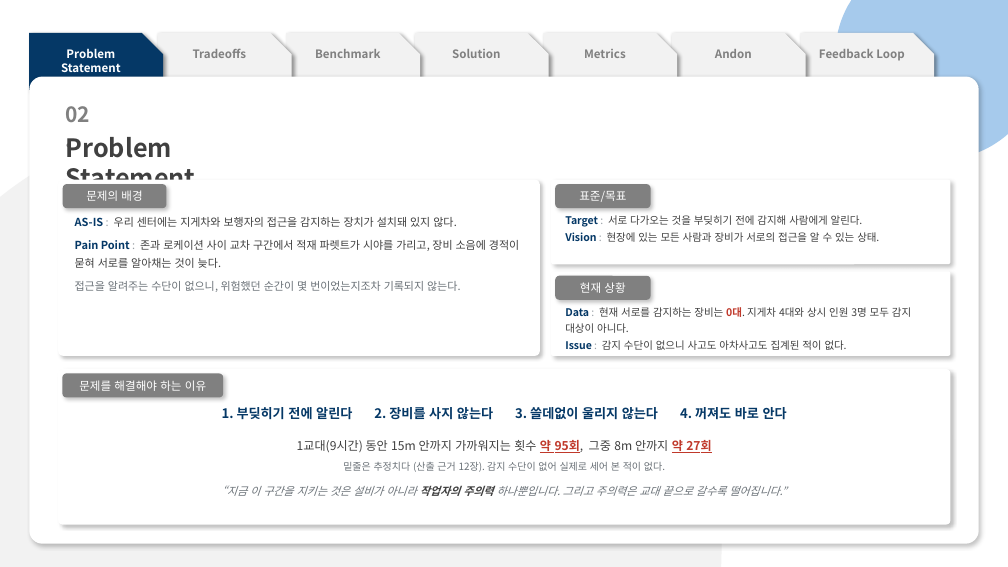
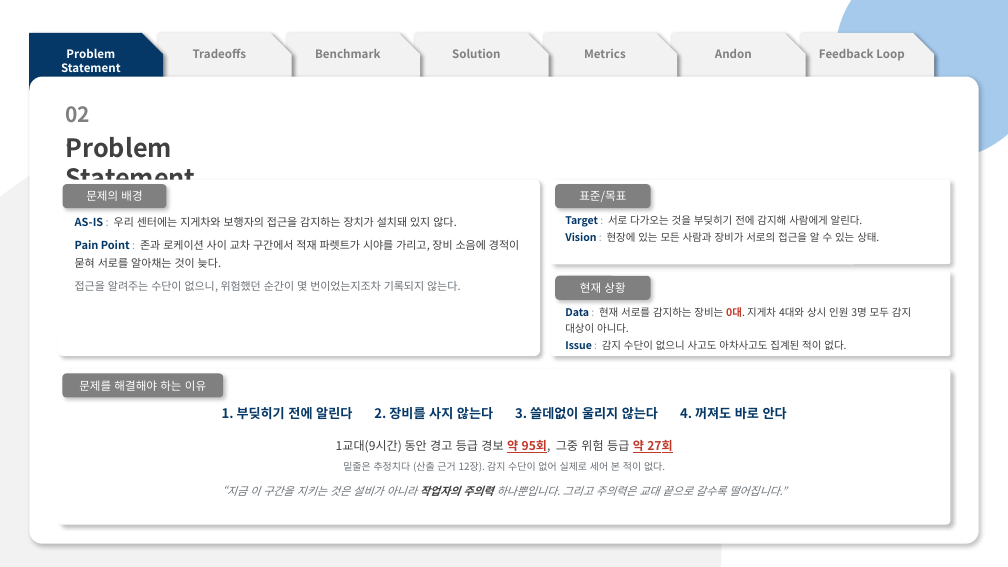
Before and after one commit to pslymzero-cyber/SafeAlert, a slide deck: slide 5 of docs/presentation/contest/SafeAlert_CouSolve_Contest.pptx. Drawn at 1008x567 pixels with LibreOffice and Linux fonts; fonts in the diff are those of the drawing. Boxes give left, top, right and bottom in pixels: in the first picture for what was removed or moved away, otherwise in the second. Text is boxed around its words. In the diff, an @@ line names an element or a change of style, - is before the commit and + after.

```diff
--- a/docs/presentation/contest/SafeAlert_CouSolve_Contest.pptx
+++ b/docs/presentation/contest/SafeAlert_CouSolve_Contest.pptx
@@ text at (x1=336, y1=440, x2=672, y2=453): text changed @@
-1교대(9시간) 동안 15m 안까지 가까워지는 횟수 약 95회, 그중 8m 안까지 약 27회
+1교대(9시간) 동안 경고 등급 경보 약 95회, 그중 위험 등급 약 27회
```
Also in this commit, not shown: 7 other slides changed, 2 other files.
